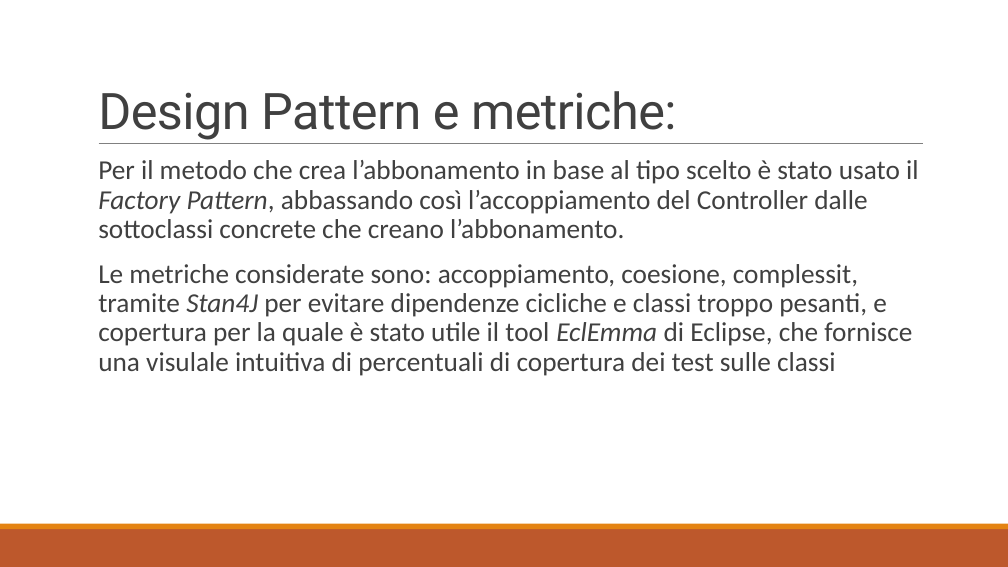
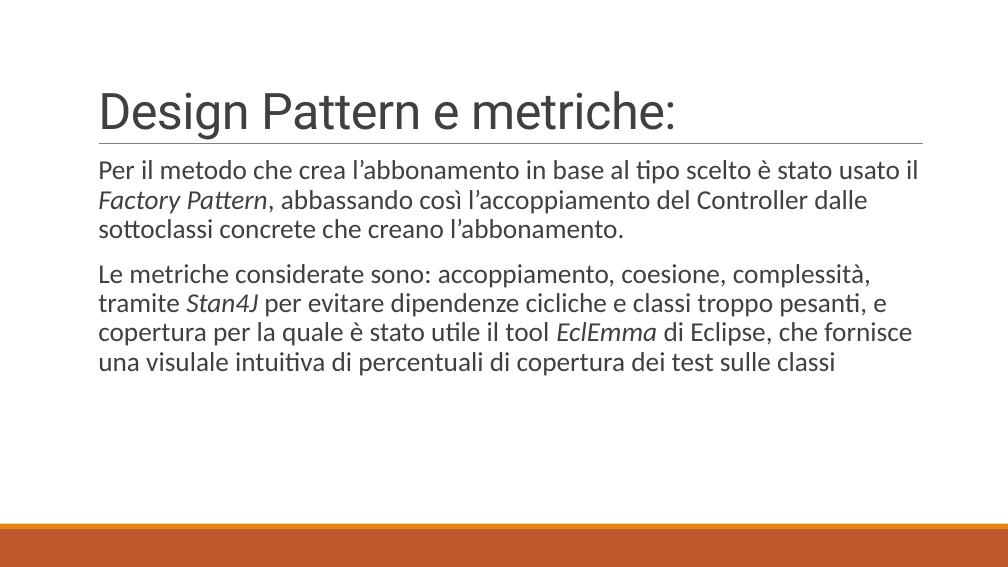
Before and after one commit to CoachCasira/GestionePalestra, a slide deck: slide 9 of documenti/Presentazione.pptx. Drawn at 1008x567 pixels with LibreOffice and Linux fonts; fonts in the diff are those of the drawing. Boxes give left, top, right and bottom in pixels: in the first picture for what was removed or moved away, otherwise in the second. Text is boxed around its words. In the diff, an @@ line names an element or a change of style, - is before the commit and + after.

```diff
--- a/documenti/Presentazione.pptx
+++ b/documenti/Presentazione.pptx
@@ text at <box>98,264,912,376</box>: text changed @@
-  Le metriche considerate sono: accoppiamento, coesione, complessit, tramite Stan4J per evitare dipendenze cicliche e classi troppo pesanti, e copertura per la quale è stato utile il tool EclEmma di Eclipse, che fornisce una visulale intuitiva di percentuali di copertura dei test sulle classi
+  Le metriche considerate sono: accoppiamento, coesione, complessità, tramite Stan4J per evitare dipendenze cicliche e classi troppo pesanti, e copertura per la quale è stato utile il tool EclEmma di Eclipse, che fornisce una visulale intuitiva di percentuali di copertura dei test sulle classi
```
Also in this commit, not shown: 2 other slides changed, 1 other file.
